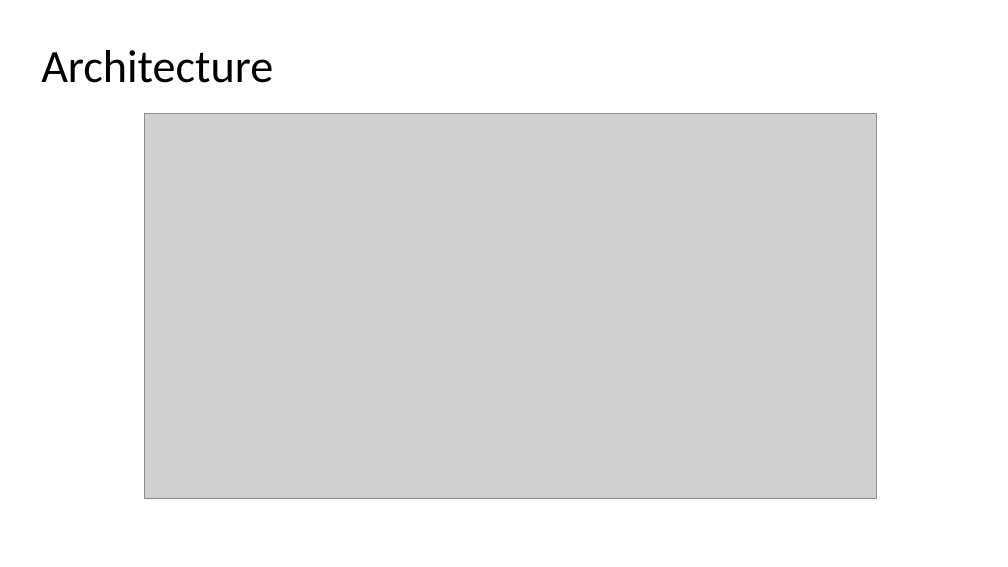
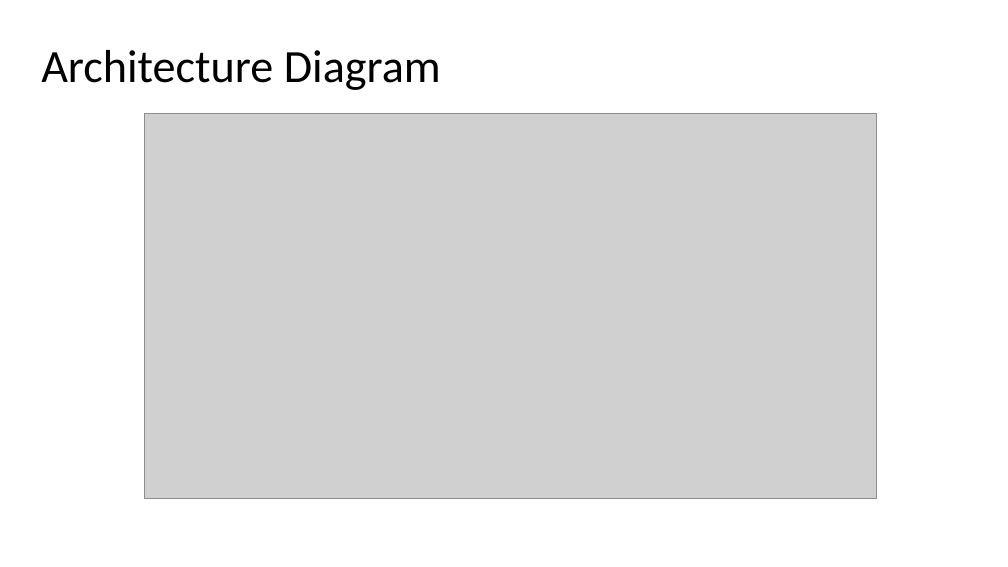
Before and after one commit to Anjy123/Flutter, a slide deck: slide 4 of Flutter features.pptx (slide 3 before the commit). Drawn at 1008x567 pixels with LibreOffice and Linux fonts; fonts in the diff are those of the drawing; grey boxes stand for pictures. Boxes give left, top, right and bottom in pixels: in the first picture for what was removed or moved away, otherwise in the second. Text is boxed around its words. In the diff, an @@ line names an element or a change of style, - is before the commit and + after.

```diff
--- a/Flutter features.pptx
+++ b/Flutter features.pptx
@@ title at box(41, 50, 441, 90): text changed @@
-Architecture
+Architecture Diagram
```
Also in this commit, not shown: 3 other slides changed, 10 slides added, 1 slide removed.
